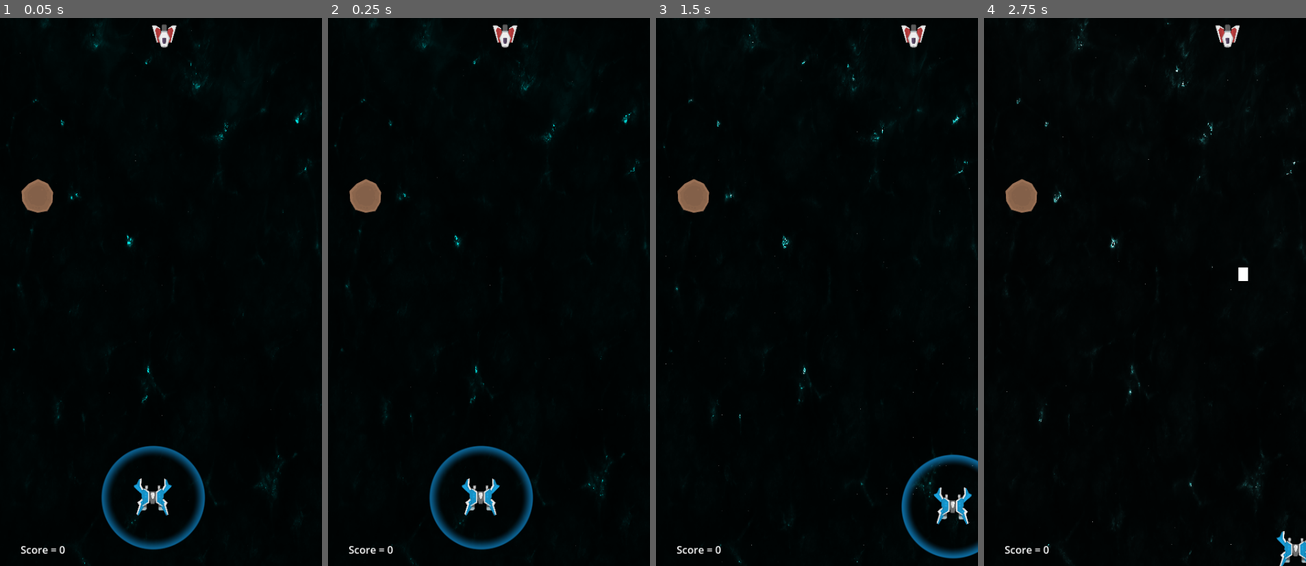
Above: before the commit, frames 1-4 (left to right).
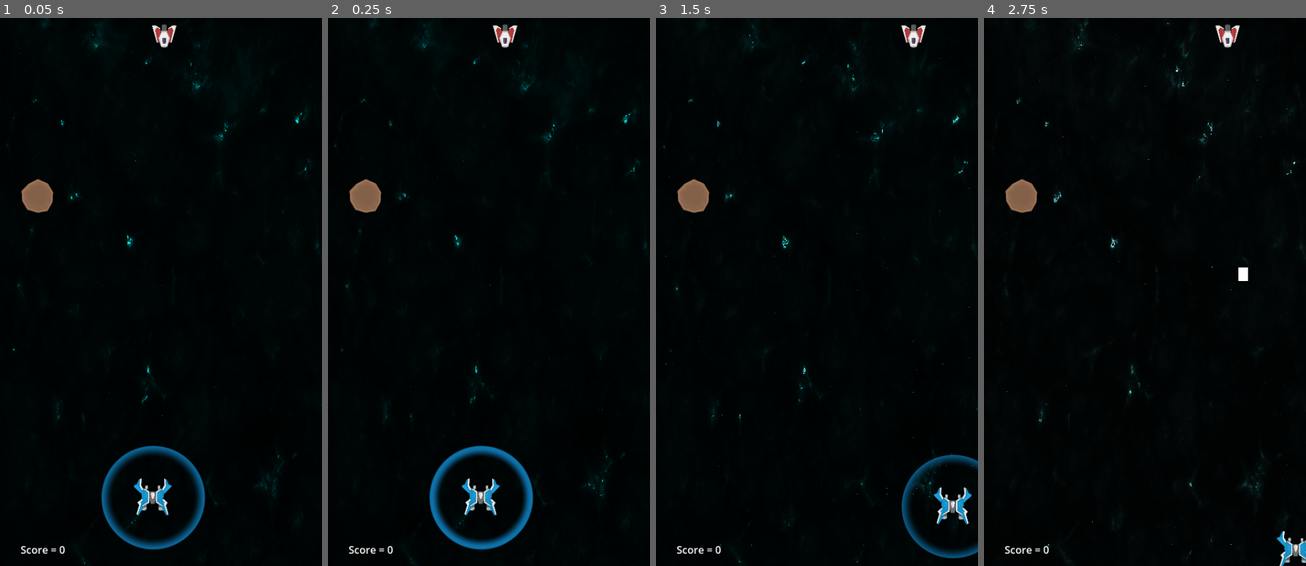
Above: after the commit, the same moments.

Repository: MauroCastro1705/Juego-motores
Game: Godot game, scene res://niveles/nivel-1.tscn
The game is run twice, just before and just after one commit, with the same random seed, the same clock (stepped at 60 frames per second) and the same inputs. The project has no main scene, so this scene is started directly.
Inputs:
- Up to frame 1 (0.05 s): no input
- Up to frame 2 (0.25 s): no input
- Up to frame 3 (1.5 s): hold Right (derecha) 0.53-1.28 s; tap Space (disparar) at 0.6, 1.35 s; hold S (abajo) from 1.28 s (still down)
- Up to frame 4 (2.75 s): release S (abajo) at 2.03 s; hold Right (derecha) from 2.03 s (still down); tap Space (disparar) at 2.1 s

The runs differ from the first frame. In frame 2, 1.2% of the frame differs, in the area x 31-64%, y 78-97%; in frame 3, 0.6%; in frame 4, nothing differs.
Error before the commit: Invalid assignment of property or key 'visible' with value of type 'bool' on a base object of type 'previously freed'. (res://jugador/jugador.gd:92)
Error after the commit: Invalid assignment of property or key 'visible' with value of type 'bool' on a base object of type 'previously freed'. (res://jugador/jugador.gd:93)

Commit message:
efecto escudo

Diff:
--- a/Shaders/escudo_energia.gdshader
+++ b/Shaders/escudo_energia.gdshader
@@ -1,6 +1,7 @@
 shader_type canvas_item;
 
 uniform vec4 color : source_color = vec4(1.0);
+uniform float oscilacion = 1.0; // valor ajustable desde el editor o código
 
 float circle(vec2 position, float radius, float feather) {
 	return smoothstep(radius, radius + feather, length(position - vec2(0.5)));
@@ -8,7 +9,7 @@
 
 void fragment() {
 	float outer = circle(UV, 0.35, 0.01);
-	float fade_effect = sin(TIME) * 0.01;
+	float fade_effect = sin(TIME * oscilacion) * 0.01 * oscilacion;
 	float inner = 1.0 - circle(UV, 0.275, 0.1 - fade_effect);
 
 	COLOR = color;
--- a/Shaders/escudo_energia.tres
+++ b/Shaders/escudo_energia.tres
@@ -5,3 +5,4 @@
 [resource]
 shader = ExtResource("1_qxtpf")
 shader_parameter/color = Color(0.0550734, 0.4487, 0.671176, 1)
+shader_parameter/oscilacion = 4.0
--- a/jugador/jugador.gd
+++ b/jugador/jugador.gd
@@ -10,7 +10,7 @@
 @onready var marker2 = $Marker2D2
 @onready var timer_escudo = $Timer_escudo
 @onready var area_escudo = $escudo
-var tiempo_recarga_escudo:float = 10.0
+var tiempo_recarga_escudo:float = 5.0
 @onready var barra_escudo = $escudo/ProgressBar
 var se_desactivo_el_escudo:bool = false
 #bala
@@ -19,6 +19,7 @@
 func _ready() -> void:
 	_set_barra_escudo()
 	se_desactivo_el_escudo = false
+	timer_escudo.wait_time = tiempo_recarga_escudo
 
 func _physics_process(delta):
 	var input_vector = Vector2.ZERO
